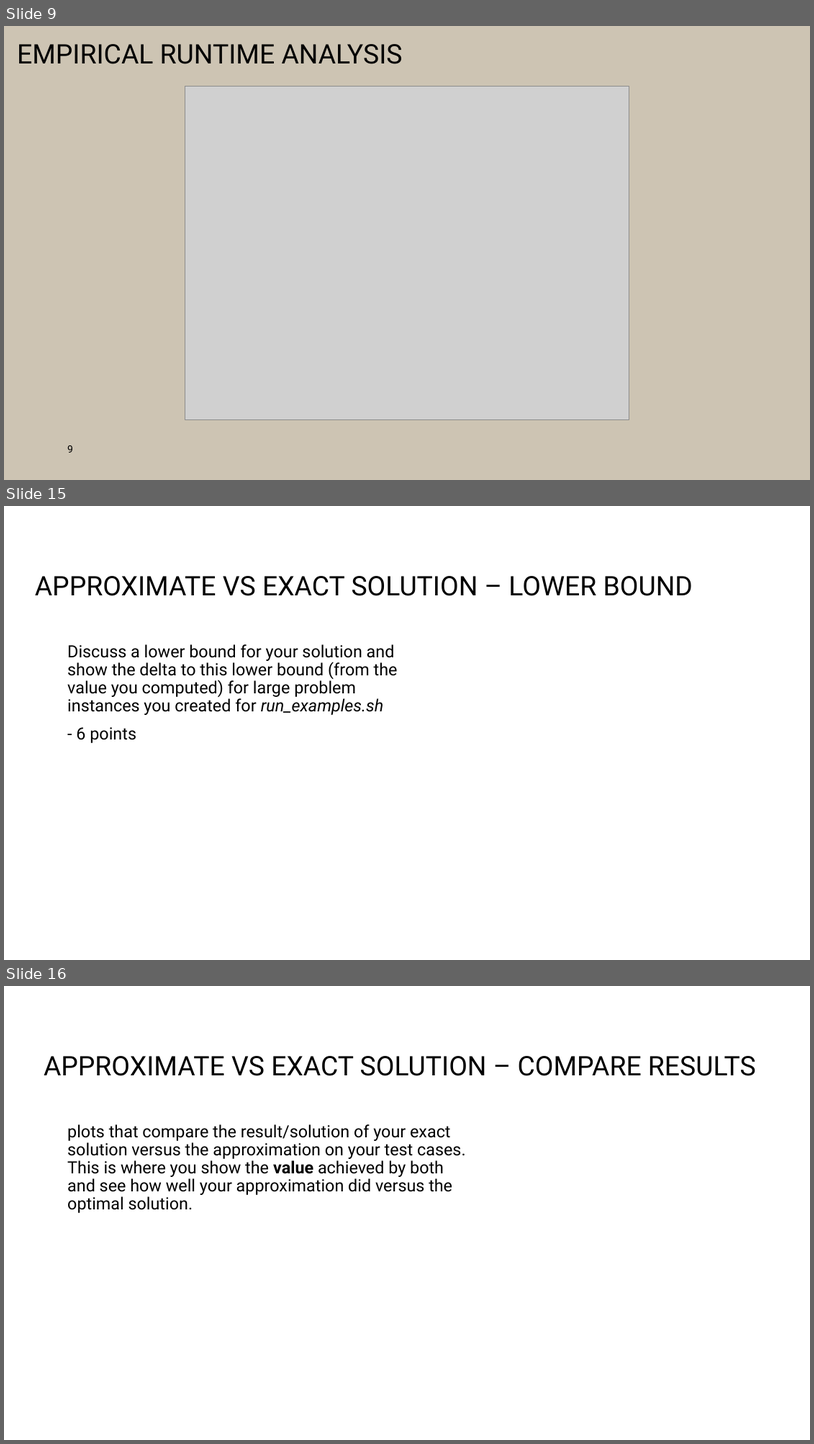
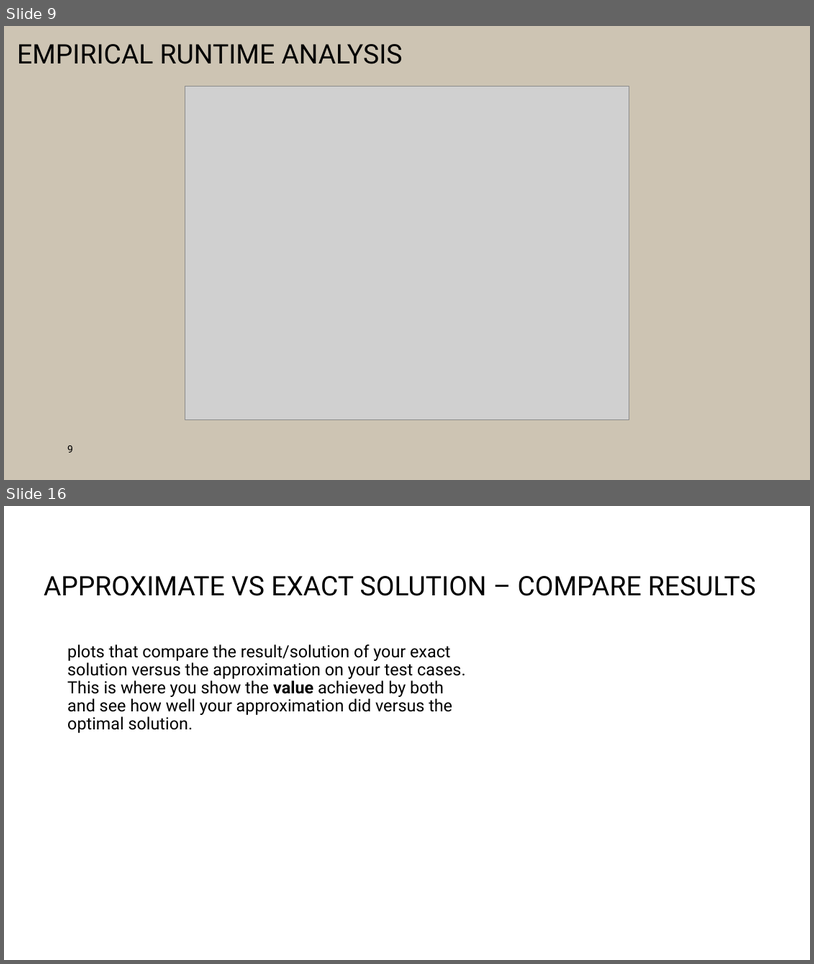
Before and after one commit to PictureOfGray/CS412-Team-NAME, a slide deck: presentations/TeamNAMETSP.pptx. Shown one above the other, each under a label of ours: slides 9, 15 and 16 before the commit, slides 9 and 16 after it; the slides between them are not shown. The pictures are 814x1444 and 814x964 pixels, drawn with LibreOffice and Linux fonts; fonts in the diff are those of the drawing; grey boxes stand for pictures; background and template pictures are left out. Boxes give left, top, right and bottom in pixels: in the first picture for what was removed or moved away, otherwise in the second. Text is boxed around its words. In the diff, an @@ line names an element or a change of style, - is before the commit and + after.

```diff
--- a/presentations/TeamNAMETSP.pptx
+++ b/presentations/TeamNAMETSP.pptx
@@ slide 15 removed at [4,506,810,960], background #FFFFFF @@
@@ title removed at [35,576,693,596] @@
-APPROXIMATE VS EXACT SOLUTION – LOWER BOUND
@@ text removed at [67,644,398,743] @@
-Discuss a lower bound for your solution and show the delta to this lower bound (from the value you computed) for large problem instances you created for run_examples.sh
-- 6 points
```
Also in this commit, not shown: 4 slides changed, 4 slides added, 1 other slide removed, 1 other file.
